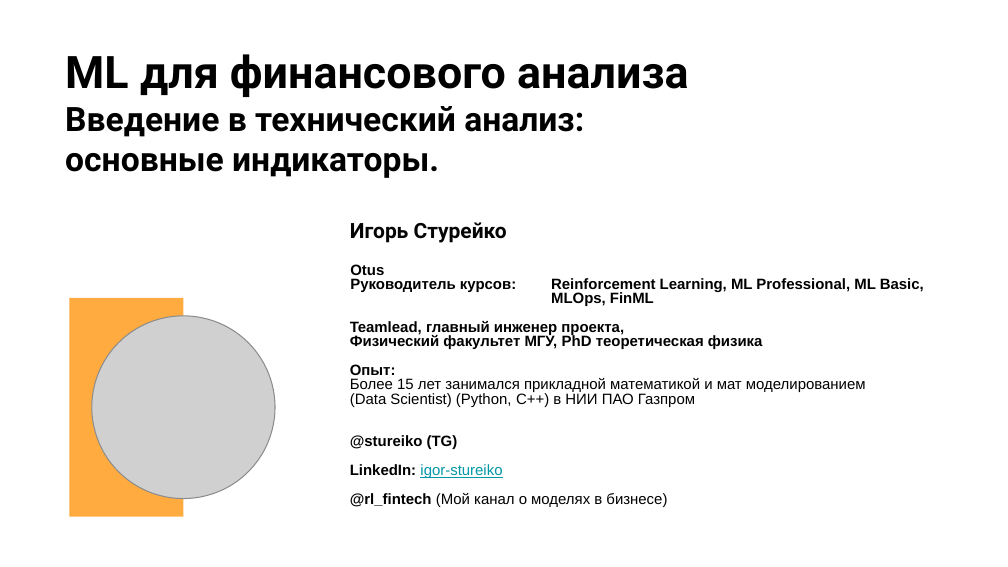
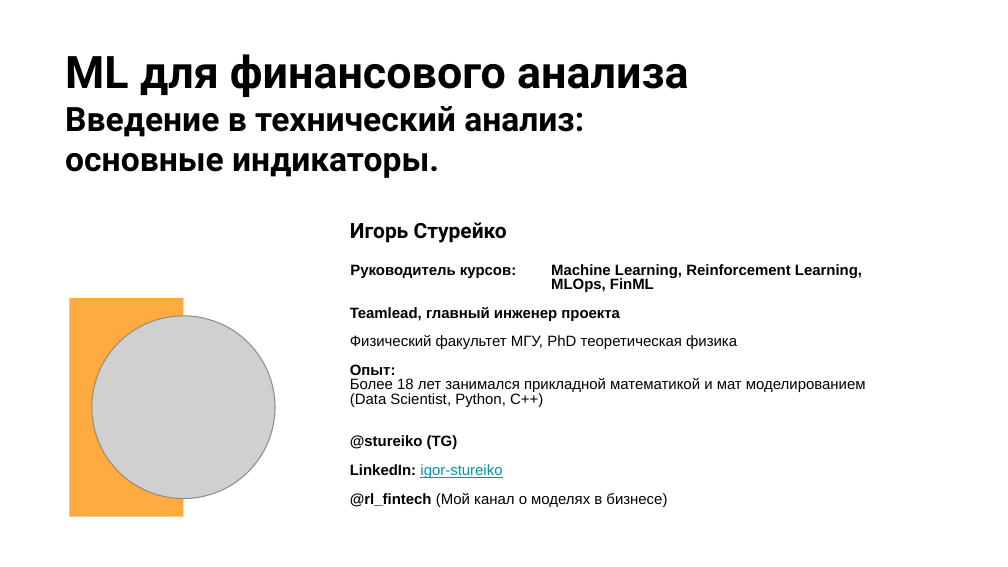
Before and after one commit to stureiko/ML_Trading_youtube, a slide deck: slide 2 of 02 - FinML - TechAnalysis/Tech-main-indexes.pptx. Drawn at 1008x567 pixels with LibreOffice and Linux fonts; fonts in the diff are those of the drawing; grey boxes stand for pictures. Boxes give left, top, right and bottom in pixels: in the first picture for what was removed or moved away, otherwise in the second. Text is boxed around its words. In the diff, an @@ line names an element or a change of style, - is before the commit and + after.

```diff
--- a/02 - FinML - TechAnalysis/Tech-main-indexes.pptx
+++ b/02 - FinML - TechAnalysis/Tech-main-indexes.pptx
@@ text at (350,264,862,321): text changed @@
-Otus
-Руководитель курсов: Reinforcement Learning, ML Professional, ML Basic,
-MLOps, FinML
-Teamlead, главный инженер проекта,
+Руководитель курсов: Machine Learning, Reinforcement Learning,
+MLOps, FinML
+Teamlead, главный инженер проекта
@@ text at (350,335,737,349): bold off in "Физический факультет МГУ, PhD теоретическая физика" @@
@@ text at (350,378,866,407): text changed @@
-Более 15 лет занимался прикладной математикой и мат моделированием
-(Data Scientist) (Python, С++) в НИИ ПАО Газпром
+Более 18 лет занимался прикладной математикой и мат моделированием
+(Data Scientist, Python, С++)
```
Also in this commit, not shown: 3 other slides changed, 1 slide added, 5 slides removed, 2 other files.
